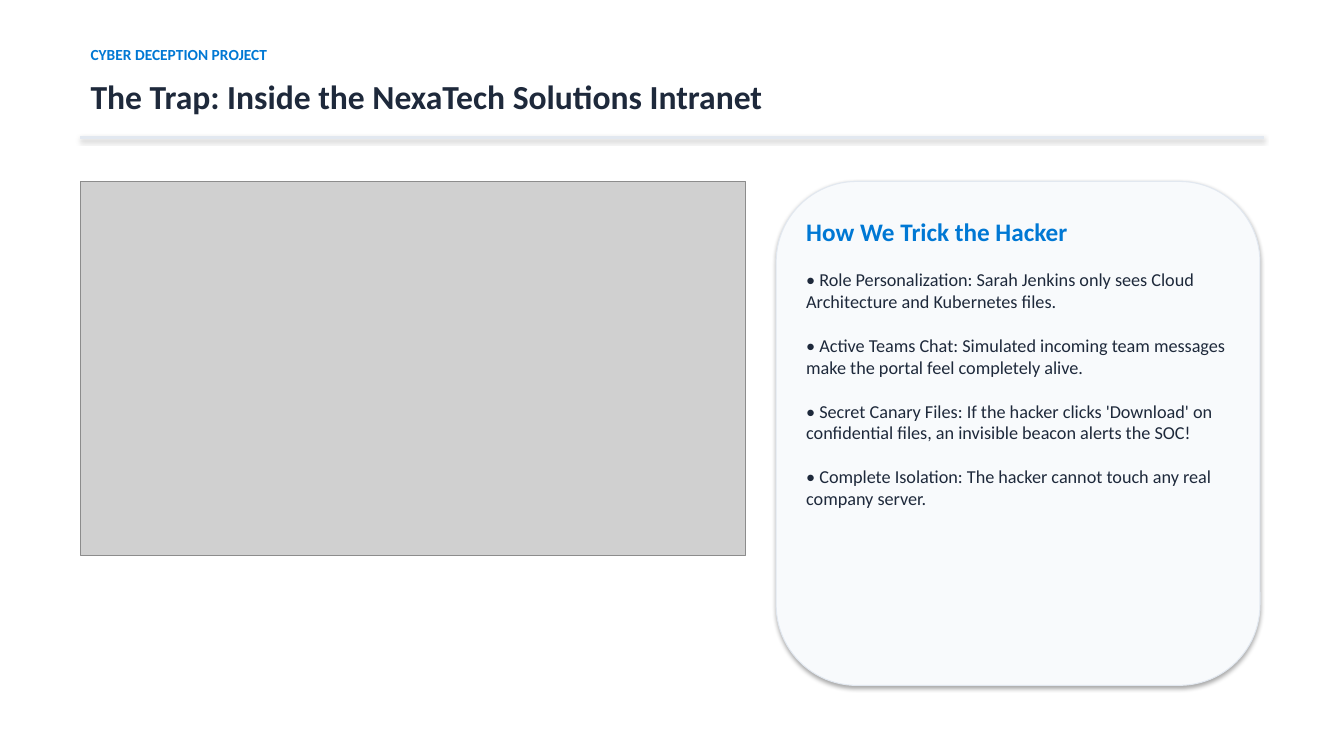
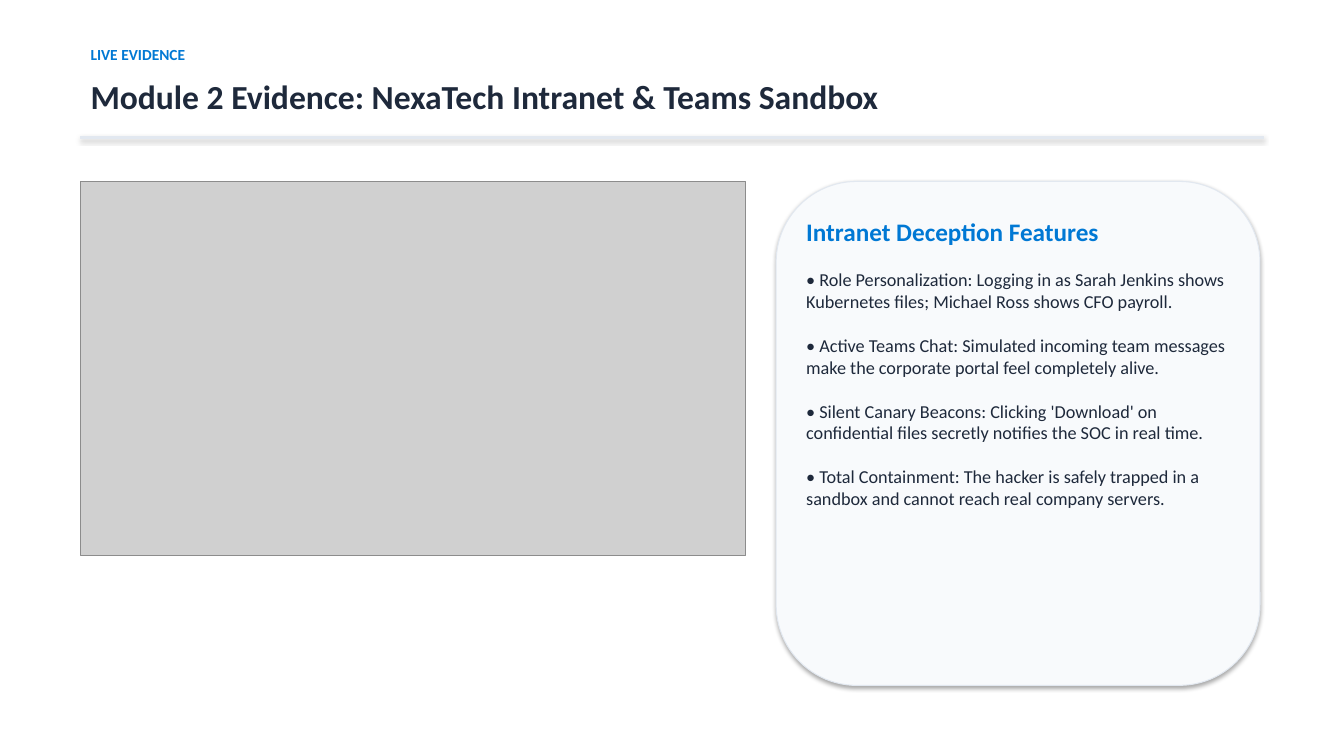
Before and after one commit to lawrencepeter07/cyber-deception-framework, a slide deck: slide 7 of Cyber_Deception_Simple_10_Slides.pptx. Drawn at 1344x756 pixels with LibreOffice and Linux fonts; fonts in the diff are those of the drawing; grey boxes stand for pictures. Boxes give left, top, right and bottom in pixels: in the first picture for what was removed or moved away, otherwise in the second. Text is boxed around its words. In the diff, an @@ line names an element or a change of style, - is before the commit and + after.

Commit message:
Update PPT presentation with Abstract, Technologies Used, and System Modules

```diff
--- a/Cyber_Deception_Simple_10_Slides.pptx
+++ b/Cyber_Deception_Simple_10_Slides.pptx
@@ text at bbox=[91, 50, 185, 60]: text changed @@
-CYBER DECEPTION PROJECT
+LIVE EVIDENCE
@@ text at bbox=[91, 85, 878, 110]: text changed @@
-The Trap: Inside the NexaTech Solutions Intranet
+Module 2 Evidence: NexaTech Intranet & Teams Sandbox
@@ text at bbox=[806, 223, 1225, 508]: text changed @@
-How We Trick the Hacker
-• Role Personalization: Sarah Jenkins only sees Cloud Architecture and Kubernetes files.
-• Active Teams Chat: Simulated incoming team messages make the portal feel completely alive.
-• Secret Canary Files: If the hacker clicks 'Download' on confidential files, an invisible beacon alerts the SOC!
-• Complete Isolation: The hacker cannot touch any real company server.
+Intranet Deception Features
+• Role Personalization: Logging in as Sarah Jenkins shows Kubernetes files; Michael Ross shows CFO payroll.
+• Active Teams Chat: Simulated incoming team messages make the corporate portal feel completely alive.
+• Silent Canary Beacons: Clicking 'Download' on confidential files secretly notifies the SOC in real time.
+• Total Containment: The hacker is safely trapped in a sandbox and cannot reach real company servers.
```
Also in this commit, not shown: 5 other slides changed, 5 slides added, 4 slides removed, 2 other files.
